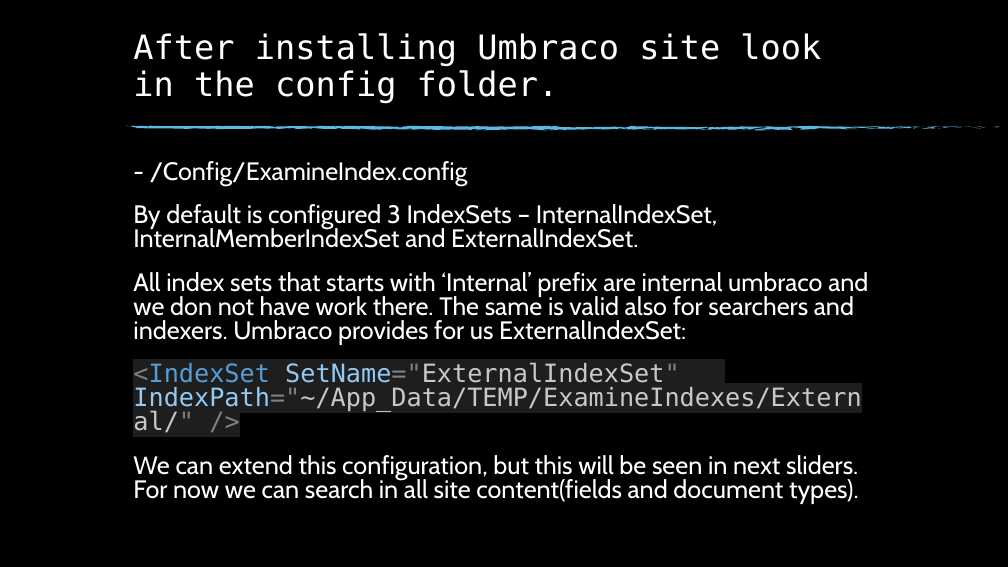
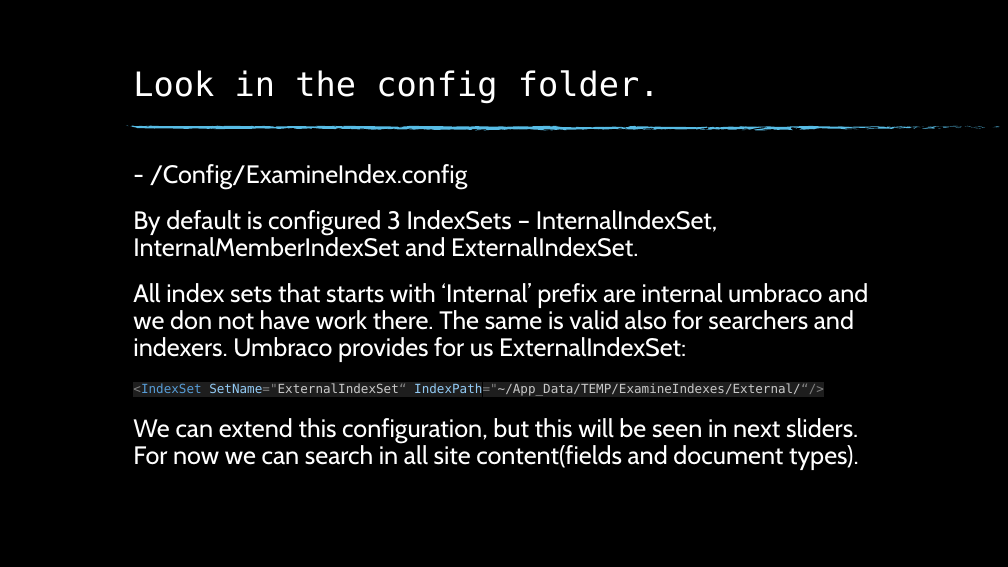
Before and after one commit to Svetlin-Slavchev/WorkingWithUmbraco, a slide deck: slide 8 of Umbraco Examine Search.pptx. Drawn at 1008x567 pixels with LibreOffice and Linux fonts; fonts in the diff are those of the drawing; background and template pictures are left out. Boxes give left, top, right and bottom in pixels: in the first picture for what was removed or moved away, otherwise in the second. Text is boxed around its words. In the diff, an @@ line names an element or a change of style, - is before the commit and + after.

Commit message:
Update presentation and remove old word document.

```diff
--- a/Umbraco Examine Search.pptx
+++ b/Umbraco Examine Search.pptx
@@ title at [133, 70, 660, 103]: text changed @@
-After installing Umbraco site look in the config folder.
+Look in the config folder.
@@ text at [133, 164, 868, 470]: line spacing 0.8 to 0.9 @@
@@ text at [133, 383, 824, 396]: text changed; size 24 to 12 pt @@
-<IndexSet SetName="ExternalIndexSet" IndexPath="~/App_Data/TEMP/ExamineIndexes/External/" />
+<IndexSet SetName="ExternalIndexSet“ IndexPath="~/App_Data/TEMP/ExamineIndexes/External/“/>
```
Also in this commit, not shown: 7 other slides changed, 4 slides added, 1 slide removed, 1 other file.
